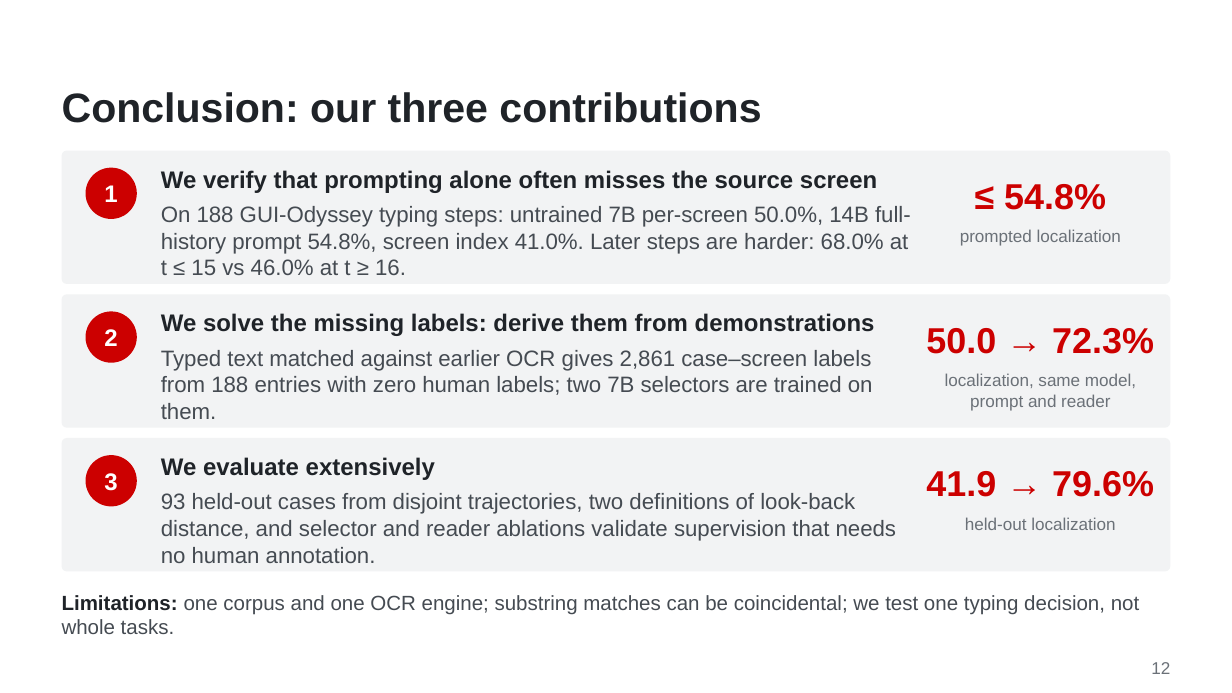
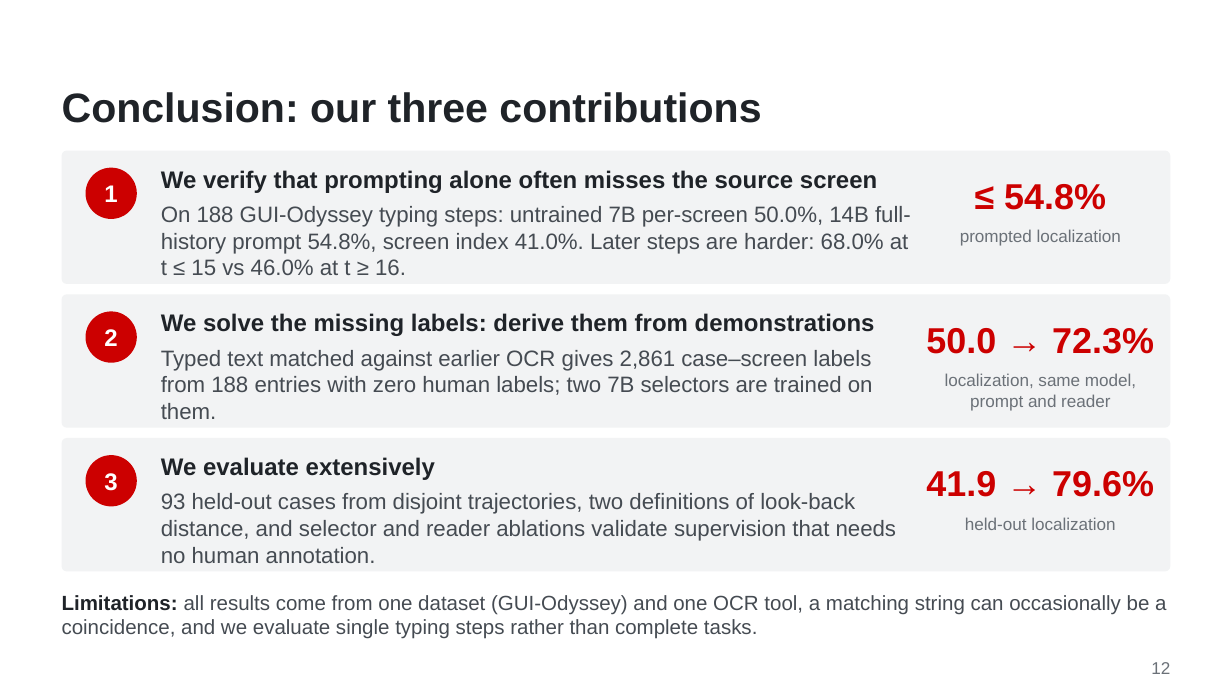
Before and after one commit to WMSlalalala/verifier-supervised-lookback, a slide deck: slide 12 of doc/Slides.pptx. Drawn at 1232x693 pixels with LibreOffice and Linux fonts; fonts in the diff are those of the drawing; background and template pictures are left out. Boxes give left, top, right and bottom in pixels: in the first picture for what was removed or moved away, otherwise in the second. Text is boxed around its words. In the diff, an @@ line names an element or a change of style, - is before the commit and + after.

```diff
--- a/doc/Slides.pptx
+++ b/doc/Slides.pptx
@@ text at (62, 595, 1166, 639): text changed @@
-Limitations: one corpus and one OCR engine; substring matches can be coincidental; we test one typing decision, not whole tasks.
+Limitations: all results come from one dataset (GUI-Odyssey) and one OCR tool, a matching string can occasionally be a coincidence, and we evaluate single typing steps rather than complete tasks.
```
Also in this commit, not shown: 2 other files.
